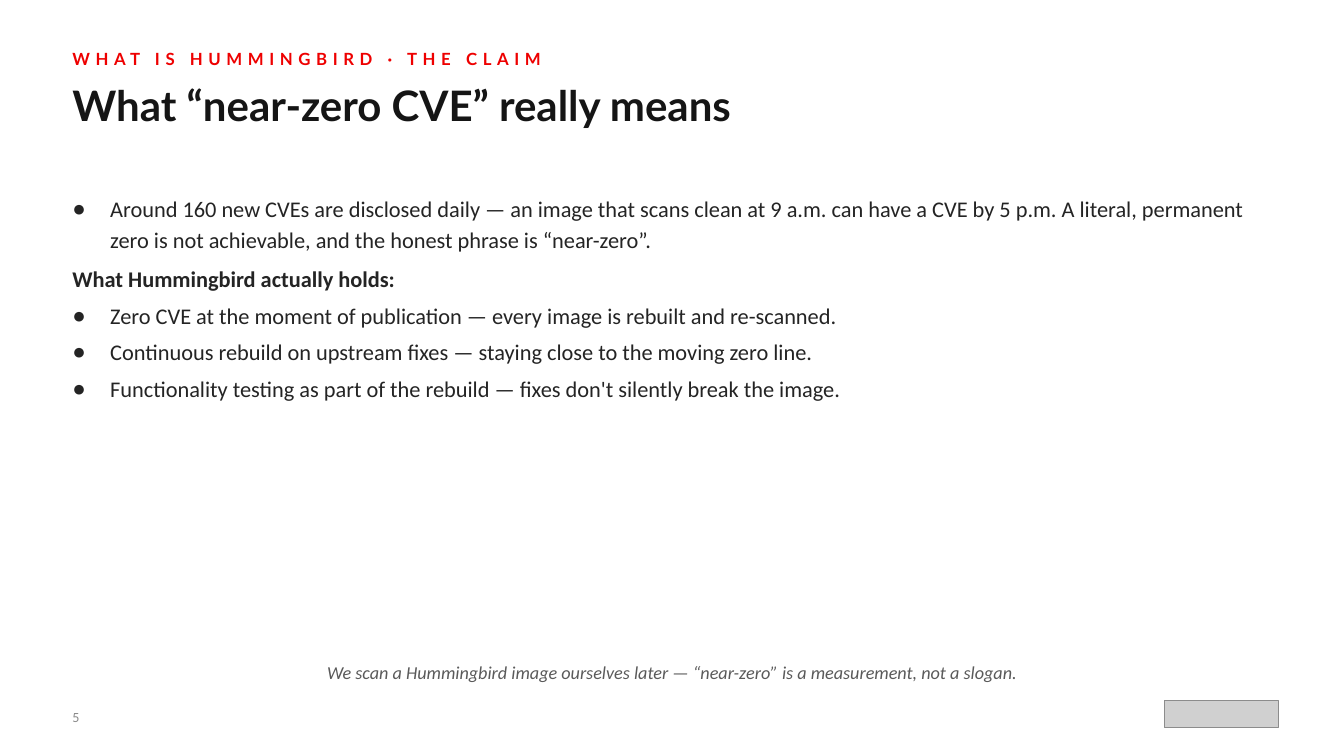
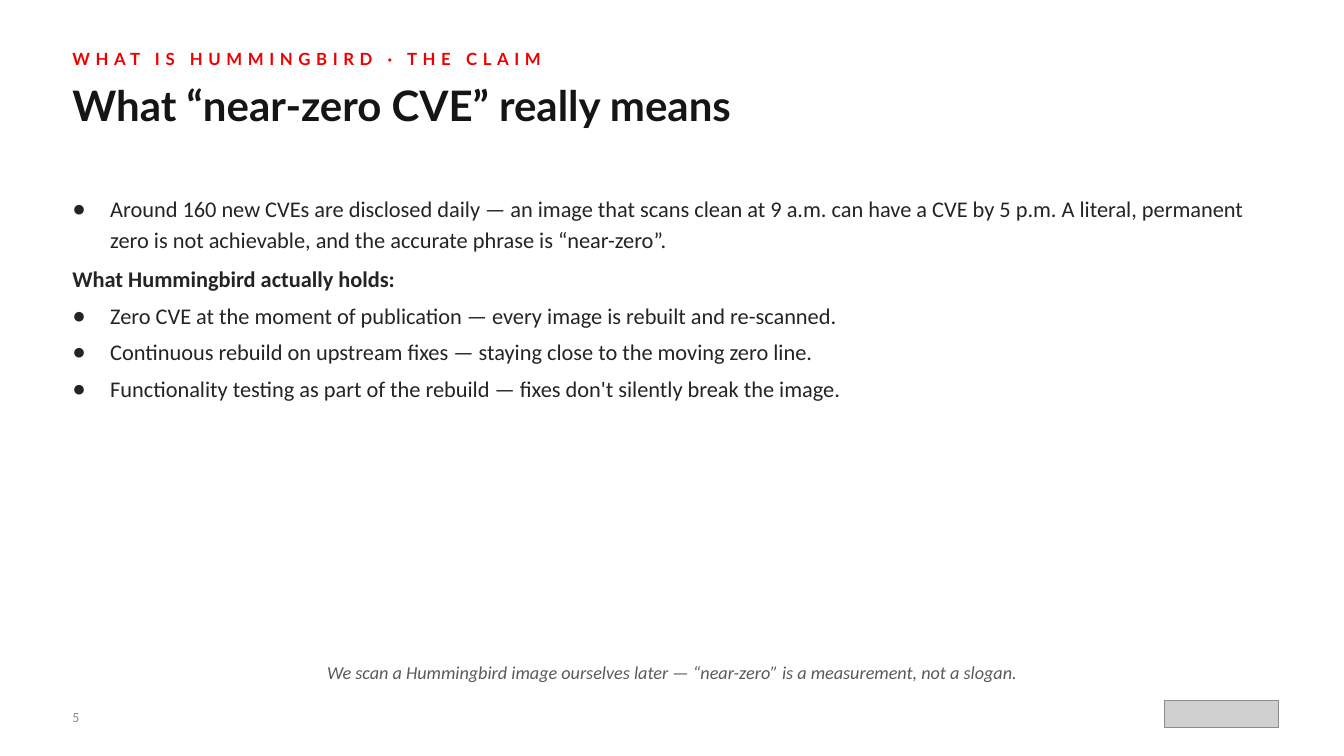
Before and after one commit to patterncatalyst/hummingbird-tutorial, a slide deck: slide 5 of presentations/hummingbird-overview.pptx. Drawn at 1344x756 pixels with LibreOffice and Linux fonts; fonts in the diff are those of the drawing; grey boxes stand for pictures. Boxes give left, top, right and bottom in pixels: in the first picture for what was removed or moved away, otherwise in the second. Text is boxed around its words. In the diff, an @@ line names an element or a change of style, - is before the commit and + after.

```diff
--- a/presentations/hummingbird-overview.pptx
+++ b/presentations/hummingbird-overview.pptx
@@ text at (110,201,1243,252): text changed @@
-● Around 160 new CVEs are disclosed daily — an image that scans clean at 9 a.m. can have a CVE by 5 p.m. A literal, permanent zero is not achievable, and the honest phrase is “near-zero”.
+● Around 160 new CVEs are disclosed daily — an image that scans clean at 9 a.m. can have a CVE by 5 p.m. A literal, permanent zero is not achievable, and the accurate phrase is “near-zero”.
```
Also in this commit, not shown: 15 other slides changed, 4 other files.
